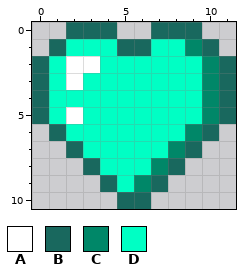
Pixel-art sprite: src/main/resources/galaga/sprites/armor-heart_0.png. The picture above is the old version.
The file is 24x22 pixels, drawn in blocks of 2x2; one block is one cell here.
Palette (. is transparent): A #ffffff  B #19685e  C #008768  D #00ffc4
Pixels before, first column x 0:
 0 ..BBB..BBB..
 1 .BDDDBBDDCB.
 2 BDAADDDDDDCB
 3 BDADDDDDDDCB
 4 BDDDDDDDDDCB
 5 BDADDDDDDDCB
 6 .BDDDDDDDCB.
 7 ..BDDDDDCB..
 8 ...BDDDCB...
 9 ....BDCB....
10 .....BB.....
And afterwards:
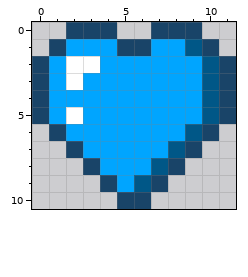
The exact change:
{"colour":"B","old":"#19685e","new":"#194468"}
{"colour":"C","old":"#008768","new":"#005787"}
{"colour":"D","old":"#00ffc4","new":"#00a5ff"}
